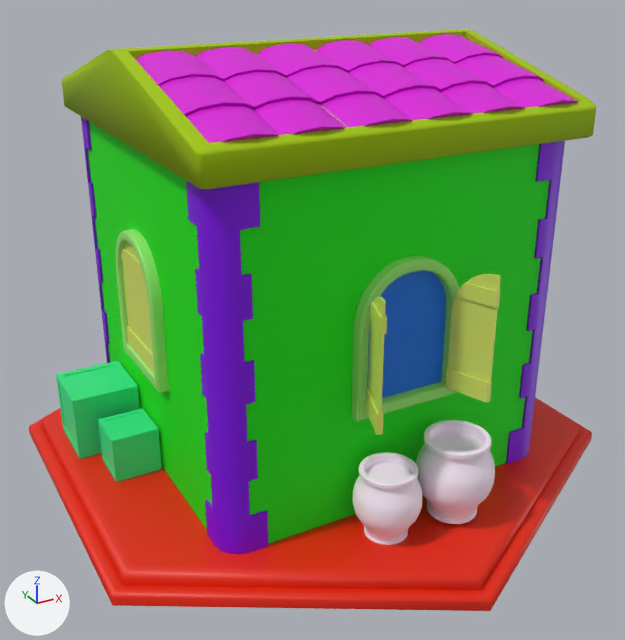
Renders of the FBX model Assets/RESOURCES/Models/Shop.fbx from each side of a commit.
The view is the same before and after, from a 50 mm camera at (-2.4, -4.42, 3.19) aimed at (-0.06, -0.15, 1.06). Arrows for +X, +Y and +Z are at lower left; the lights stay in place. Where no turn or scale is listed for an object, it has been applied to the vertices.

The first picture shows 'Base', 'Box', 'Building', 'Flowerpot', 'Roof', 'Tiles'.
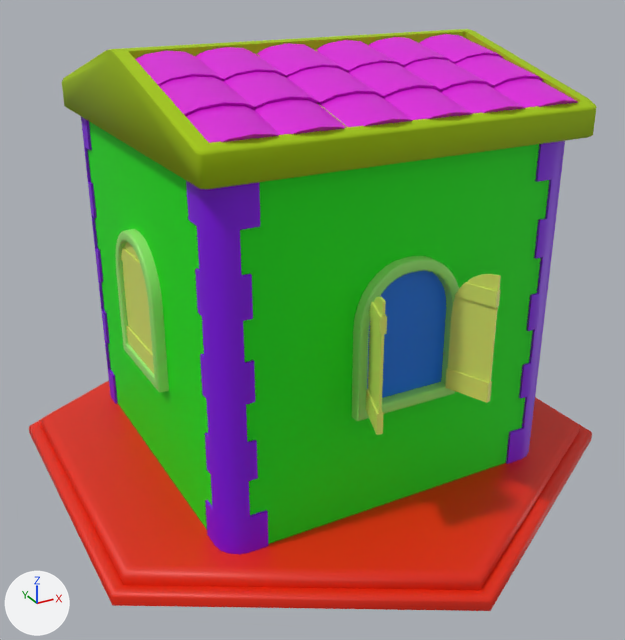
Boxes [x1, y1, x2, y2] around the edits, measured in the pictures (625 x 640 px):
'Flowerpot', deleted: before [352, 420, 495, 545]
'Box', deleted (green): before [56, 361, 162, 482]

Edits to the bpy script that builds the scene:
```text
Remove ob_flowerpot:
    ob_flowerpot = bpy.data.objects.new('Flowerpot', me_cylinder_002)
    ob_flowerpot.location = (-0.001, -0.001, 0.142)
Remove ob_box:
    ob_box = bpy.data.objects.new('Box', me_cube)
    ob_box.location = (-0.001, -0.001, 0.142)
```
